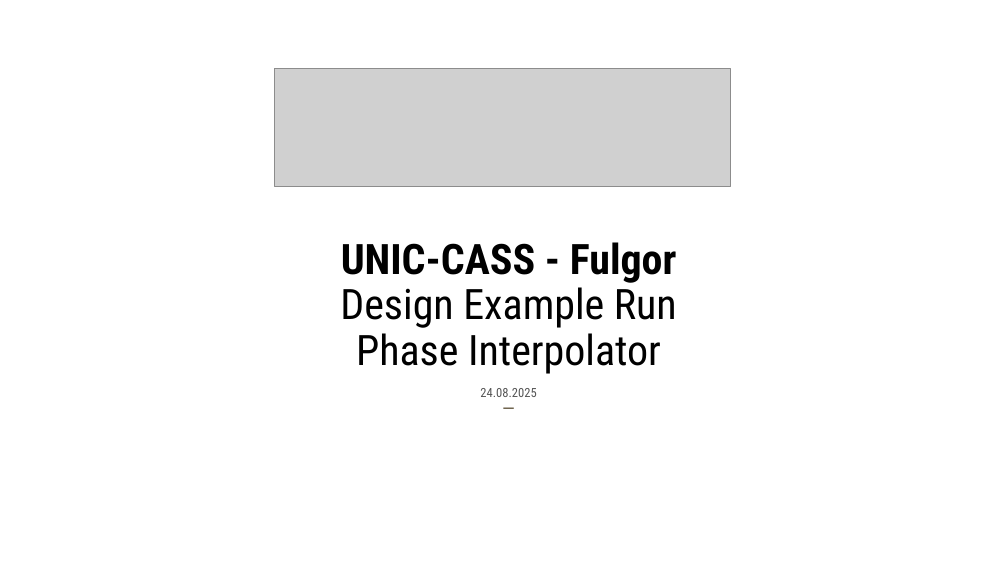
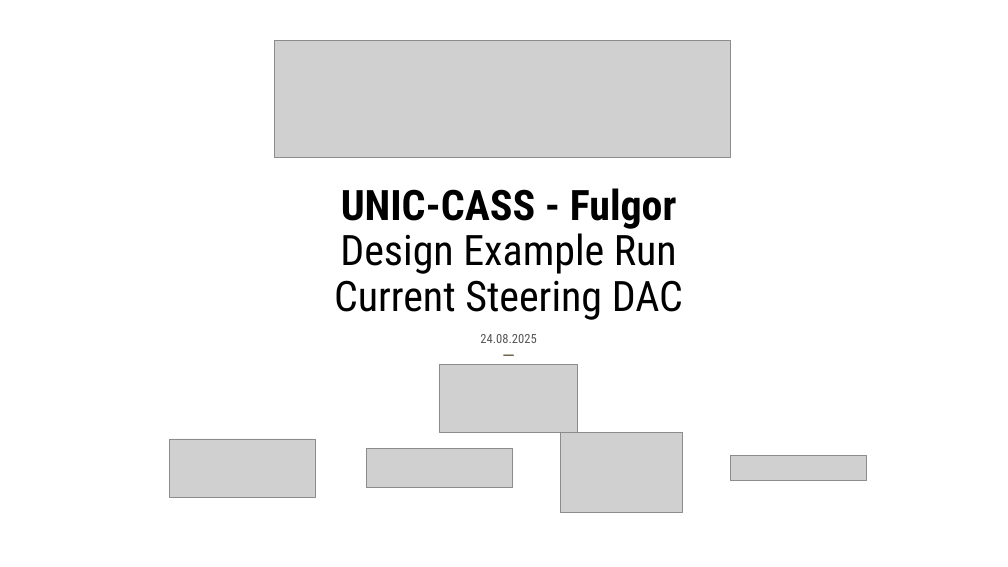
Before and after one commit to Fundacion-Fulgor/UNIC-CASS-Aug25, a slide deck: slide 1 of Diapositivas/DesignExampleRun_CurrentSteeringDAC.pptx. Drawn at 1008x567 pixels with LibreOffice and Linux fonts; fonts in the diff are those of the drawing; grey boxes stand for pictures. Boxes give left, top, right and bottom in pixels: in the first picture for what was removed or moved away, otherwise in the second. Text is boxed around its words. In the diff, an @@ line names an element or a change of style, - is before the commit and + after.

```diff
--- a/Diapositivas/DesignExampleRun_CurrentSteeringDAC.pptx
+++ b/Diapositivas/DesignExampleRun_CurrentSteeringDAC.pptx
@@ picture: place and size @@
-picture at (274,69,730,186)
+picture at (274,41,730,158)
@@ title at (334,188,683,343): text changed @@
-UNIC-CASS - Fulgor
-Design Example Run
-Phase Interpolator
-24.08.2025
-─
+UNIC-CASS - Fulgor
+Design Example Run
+Current Steering DAC
+24.08.2025
+─
@@ picture added at (440,364,578,432) @@
@@ picture added at (169,439,315,498) @@
@@ picture added at (367,448,513,488) @@
@@ picture added at (560,432,683,512) @@
@@ picture added at (730,456,867,481) @@
```
Also in this commit, not shown: 1 other slide changed, 1 other file.
